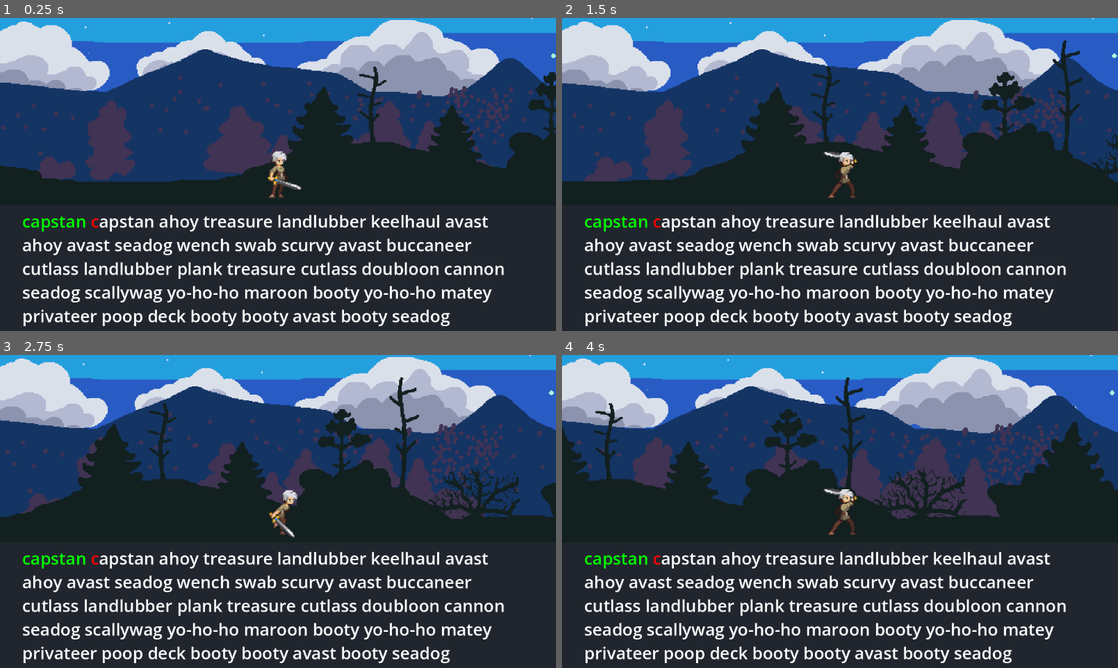
Above: before the commit, frames 1-4 (two rows, left to right).
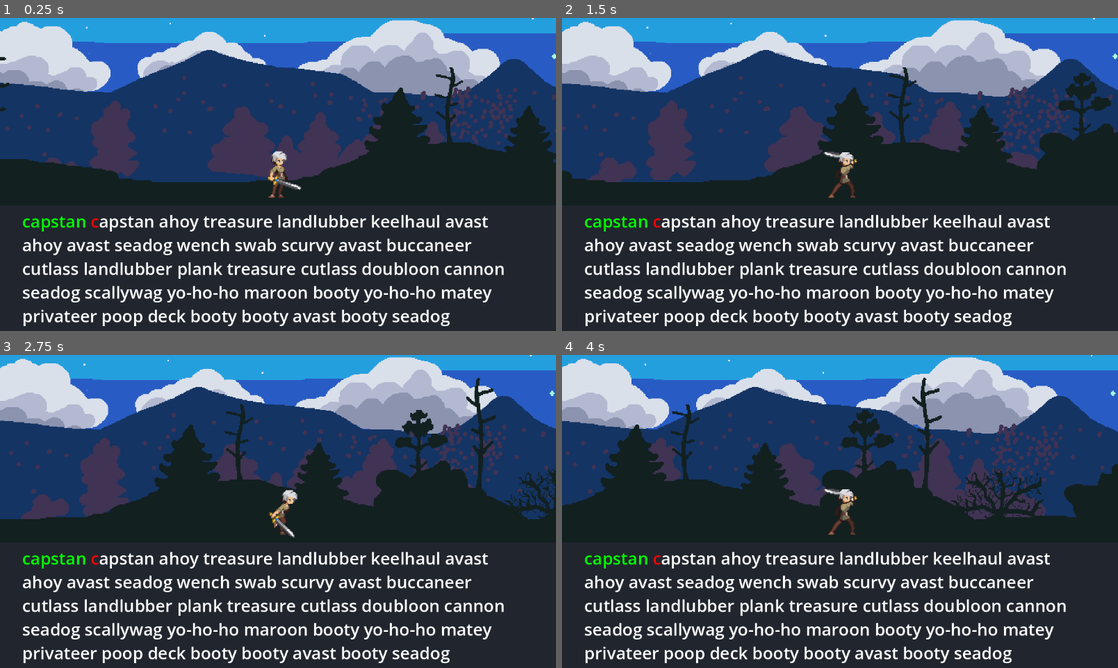
Above: after the commit, the same moments.

Repository: Rip50/RogueType
Game: Godot game, scene res://scenes/levels/level_night_forest.tscn
Two runs of this game, one before a commit and one after it. Both use one fixed random seed, a clock stepped at 60 frames per second and the inputs below.
Inputs:
- Up to frame 1 (0.25 s): no input
- Up to frame 2 (1.5 s): hold Right (move_right) 0.53-1.28 s; hold Space (attack) 0.53-1.28 s; tap Space (attack) at 1.35 s
- Up to frame 3 (2.75 s): tap Enter at 2 s; hold Right (move_right) from 2.03 s (still down); hold Space (attack) from 2.03 s (still down)
- Up to frame 4 (4 s): release Space (attack) at 2.78 s; tap Space (attack) at 2.85 s; release Right (move_right) at 3.53 s; hold Space (attack) from 3.53 s (still down)

The runs differ from the first frame. In frame 1, 10% of the frame differs, in the area x 0-100%, y 0-53%; in frame 2, 12%; in frame 3, 13%; in frame 4, 14%.

Commit message:
Finite State Machine for Enemy. melee_attack_zone encapsulated into it's own scene. moving_stats has been added
BUG: circular dependency on zombie scene members

Diff:
--- /dev/null
+++ b/scenes/enemies/enemy.gd
@@ -0,0 +1,4 @@
+class_name Enemy
+extends CharacterBody2D
+
+const SPEED = 300.0
--- a/scenes/enemies/zombie.gd
+++ b/scenes/enemies/zombie.gd
@@ -1,6 +1,10 @@
-extends CharacterBody2D
+class_name Zombie
+extends Enemy
 
+@onready var label: Label = $Label
 @onready var health_stats: HealthStats = $HealthStats
+@onready var moving_stats: MovingStats = $MovingStats
+
 var blood_drop_scene := preload("res://scenes/blood_drop.tscn")
 var zombie_explosion_scene := preload("res://scenes/enemies/zombie_explosion.tscn")
 
@@ -25,3 +29,7 @@
 
 func assign_to_parent(node: Node2D) -> void:
 	get_parent().add_child(node)
+
+
+func wander() -> void:
+	moving_stats.move()
--- a/scenes/enemies/zombie.tscn
+++ b/scenes/enemies/zombie.tscn
@@ -1,8 +1,12 @@
-[gd_scene load_steps=34 format=3 uid="uid://vu2yk3702nqa"]
+[gd_scene load_steps=38 format=3 uid="uid://vu2yk3702nqa"]
 
 [ext_resource type="Texture2D" uid="uid://o7cveg0tptjd" path="res://art/zombie-sheet.png" id="1_555a7"]
 [ext_resource type="Script" path="res://scenes/enemies/zombie.gd" id="1_n530s"]
 [ext_resource type="PackedScene" uid="uid://cf7ypvvicff7y" path="res://scenes/stats/health_stats.tscn" id="2_p08xo"]
+[ext_resource type="PackedScene" uid="uid://dssyd112yer2n" path="res://scenes/stats/moving_stats.tscn" id="3_8qp6p"]
+[ext_resource type="Script" path="res://scenes/states/enemy_wander_state.gd" id="4_3x1up"]
+[ext_resource type="PackedScene" uid="uid://10cog181cq5u" path="res://scenes/melee_attack_zone.tscn" id="5_tx2j2"]
+[ext_resource type="Script" path="res://scenes/state_machine.gd" id="5_yt1yb"]
 
 [sub_resource type="AtlasTexture" id="AtlasTexture_d4r1w"]
 atlas = ExtResource("1_555a7")
@@ -240,6 +244,10 @@
 script = ExtResource("1_n530s")
 
 [node name="HealthStats" parent="." instance=ExtResource("2_p08xo")]
+
+[node name="MovingStats" parent="." node_paths=PackedStringArray("character") instance=ExtResource("3_8qp6p")]
+character = NodePath("..")
+moving_direction = 0
 
 [node name="AnimatedSprite2D" type="AnimatedSprite2D" parent="."]
 position = Vector2(0, -8)
@@ -252,3 +260,28 @@
 
 [node name="CollisionShape2D" type="CollisionShape2D" parent="."]
 shape = SubResource("CapsuleShape2D_d50cn")
+
+[node name="Label" type="Label" parent="."]
+offset_left = -12.0
+offset_top = -79.0
+offset_right = 28.0
+offset_bottom = -56.0
+text = "Idle"
+
+[node name="MeleeAttackZone" parent="." instance=ExtResource("5_tx2j2")]
+visible = false
+position = Vector2(-39, 0)
+scale = Vector2(1, 2.24)
+
+[node name="Sight" type="RayCast2D" parent="."]
+target_position = Vector2(-40, 0)
+
+[node name="StateMachine" type="Node" parent="." node_paths=PackedStringArray("state")]
+script = ExtResource("5_yt1yb")
+state = NodePath("EnemyWanderState")
+
+[node name="EnemyWanderState" type="Node" parent="StateMachine" node_paths=PackedStringArray("actor", "vision_cast", "label")]
+script = ExtResource("4_3x1up")
+actor = NodePath("../..")
+vision_cast = NodePath("../../Sight")
+label = NodePath("../../Label")
--- a/scenes/enemy_generator.gd
+++ b/scenes/enemy_spawner.gd
@@ -1,3 +1,4 @@
+class_name EnemySpawner
 extends Node
 
 @export var player: Node2D
--- a/scenes/enemy_generator.tscn
+++ b/scenes/enemy_spawner.tscn
@@ -1,8 +1,8 @@
 [gd_scene load_steps=2 format=3 uid="uid://bqp820fkxpk4j"]
 
-[ext_resource type="Script" path="res://scenes/enemy_generator.gd" id="1_ta56h"]
+[ext_resource type="Script" path="res://scenes/enemy_spawner.gd" id="1_ta56h"]
 
-[node name="EnemyGenerator" type="Node"]
+[node name="EnemySpawner" type="Node"]
 script = ExtResource("1_ta56h")
 
 [node name="Timer" type="Timer" parent="."]
--- a/scenes/levels/level_night_forest.tscn
+++ b/scenes/levels/level_night_forest.tscn
@@ -5,18 +5,18 @@
 [ext_resource type="Texture2D" uid="uid://dtpetthfnm6ia" path="res://art/environment/sky_night.png" id="2_s387h"]
 [ext_resource type="Texture2D" uid="uid://dbvtixnfyjo5a" path="res://art/environment/horizon_mountains_night.png" id="3_m10qf"]
 [ext_resource type="Texture2D" uid="uid://6lb5d6qvciow" path="res://art/environment/background_forest_night.png" id="4_3n1dd"]
-[ext_resource type="PackedScene" uid="uid://bqp820fkxpk4j" path="res://scenes/enemy_generator.tscn" id="6_7sfao"]
+[ext_resource type="PackedScene" uid="uid://bqp820fkxpk4j" path="res://scenes/enemy_spawner.tscn" id="6_7sfao"]
 [ext_resource type="PackedScene" uid="uid://vu2yk3702nqa" path="res://scenes/enemies/zombie.tscn" id="6_8g5ty"]
 
 [sub_resource type="WorldBoundaryShape2D" id="WorldBoundaryShape2D_1xlme"]
-distance = -450.0
+distance = -31.0
 
 [node name="Level_NightForest" type="Node2D"]
 
 [node name="TypingInterface" parent="." instance=ExtResource("1_363sn")]
 
 [node name="Player" parent="." instance=ExtResource("2_g0ohw")]
-position = Vector2(159, 400)
+position = Vector2(0, -16)
 
 [node name="Camera2D" type="Camera2D" parent="Player"]
 
@@ -25,6 +25,7 @@
 [node name="ParallaxBackground" type="ParallaxBackground" parent="Environment"]
 
 [node name="Sky" type="ParallaxLayer" parent="Environment/ParallaxBackground"]
+position = Vector2(0, -416)
 motion_scale = Vector2(0.01, 1)
 motion_mirroring = Vector2(3481.6, 0)
 
@@ -34,6 +35,7 @@
 texture = ExtResource("2_s387h")
 
 [node name="Horizon" type="ParallaxLayer" parent="Environment/ParallaxBackground"]
+position = Vector2(0, -416)
 motion_scale = Vector2(0.05, 1)
 motion_mirroring = Vector2(3481.6, 0)
 
@@ -43,6 +45,7 @@
 texture = ExtResource("3_m10qf")
 
 [node name="Background" type="ParallaxLayer" parent="Environment/ParallaxBackground"]
+position = Vector2(0, -416)
 motion_mirroring = Vector2(3481.6, 0)
 
 [node name="BackgroundForestNight" type="Sprite2D" parent="Environment/ParallaxBackground/Background"]
@@ -57,7 +60,7 @@
 one_way_collision = true
 one_way_collision_margin = 2.0
 
-[node name="EnemyGenerator" parent="." node_paths=PackedStringArray("player", "ground") instance=ExtResource("6_7sfao")]
+[node name="EnemySpawner" parent="." node_paths=PackedStringArray("player", "ground") instance=ExtResource("6_7sfao")]
 player = NodePath("../Player")
 enemies = Array[PackedScene]([ExtResource("6_8g5ty")])
 ground = NodePath("../Environment/Ground")
--- a/scenes/melee_attack_zone.gd
+++ b/scenes/melee_attack_zone.gd
@@ -1,6 +1,12 @@
+class_name MeleeAtackZone
 extends Area2D
 
+@export var size: int = 32
+
+@onready var collision_shape_2d: CollisionShape2D = $CollisionShape2D
+
 func _ready() -> void:
+	collision_shape_2d.shape.size.x = size
 	body_entered.connect(_on_body_entered)
 
 
--- /dev/null
+++ b/scenes/melee_attack_zone.tscn
@@ -0,0 +1,14 @@
+[gd_scene load_steps=3 format=3 uid="uid://10cog181cq5u"]
+
+[ext_resource type="Script" path="res://scenes/melee_attack_zone.gd" id="1_f8j2j"]
+
+[sub_resource type="RectangleShape2D" id="RectangleShape2D_eu5j5"]
+size = Vector2(31, 38)
+
+[node name="MeleeAttackZone" type="Area2D"]
+collision_layer = 0
+collision_mask = 12
+script = ExtResource("1_f8j2j")
+
+[node name="CollisionShape2D" type="CollisionShape2D" parent="."]
+shape = SubResource("RectangleShape2D_eu5j5")
--- a/scenes/player.tscn
+++ b/scenes/player.tscn
@@ -1,10 +1,10 @@
-[gd_scene load_steps=29 format=3 uid="uid://ct4np4nltn4rp"]
+[gd_scene load_steps=28 format=3 uid="uid://ct4np4nltn4rp"]
 
 [ext_resource type="Script" path="res://scenes/player.gd" id="1_ngdcq"]
 [ext_resource type="Texture2D" uid="uid://cb8rbuihiuco6" path="res://art/Legacy-Fantasy/Character/Idle/Idle-Sheet.png" id="2_c78ph"]
 [ext_resource type="Texture2D" uid="uid://0f4ckddvmngd" path="res://art/Legacy-Fantasy/Character/Attack-01/Attack-01-Sheet.png" id="3_12307"]
 [ext_resource type="Texture2D" uid="uid://b5njtoqq7nv6h" path="res://art/Legacy-Fantasy/Character/Run/Run-Sheet.png" id="3_e2k0y"]
-[ext_resource type="Script" path="res://scenes/melee_attack_zone.gd" id="5_3mf0c"]
+[ext_resource type="PackedScene" uid="uid://10cog181cq5u" path="res://scenes/melee_attack_zone.tscn" id="5_lxc2d"]
 
 [sub_resource type="AtlasTexture" id="AtlasTexture_jhy6l"]
 atlas = ExtResource("2_c78ph")
@@ -172,9 +172,6 @@
 [sub_resource type="CapsuleShape2D" id="CapsuleShape2D_yemya"]
 height = 48.0
 
-[sub_resource type="RectangleShape2D" id="RectangleShape2D_eu5j5"]
-size = Vector2(31, 38)
-
 [node name="Player" type="CharacterBody2D"]
 scale = Vector2(2, 2)
 collision_layer = 2
@@ -189,14 +186,8 @@
 [node name="CollisionShape2D" type="CollisionShape2D" parent="."]
 shape = SubResource("CapsuleShape2D_yemya")
 
-[node name="MeleeAttackZone" type="Area2D" parent="."]
-collision_layer = 0
-collision_mask = 12
-script = ExtResource("5_3mf0c")
-
-[node name="CollisionShape2D" type="CollisionShape2D" parent="MeleeAttackZone"]
-position = Vector2(27, 2)
-shape = SubResource("RectangleShape2D_eu5j5")
+[node name="MeleeAttackZone" parent="." instance=ExtResource("5_lxc2d")]
+position = Vector2(26.5, 0)
 
 [node name="AttackTimer" type="Timer" parent="."]
 wait_time = 0.8
--- /dev/null
+++ b/scenes/state.gd
@@ -0,0 +1,10 @@
+extends Node
+class_name State
+
+
+func enter_state() -> void:
+	pass
+
+
+func exit_state() -> void:
+	pass
--- /dev/null
+++ b/scenes/state.tscn
@@ -0,0 +1,6 @@
+[gd_scene load_steps=2 format=3 uid="uid://c1logjfs8k51u"]
+
+[ext_resource type="Script" path="res://scenes/state.gd" id="1_coho3"]
+
+[node name="State" type="Node"]
+script = ExtResource("1_coho3")
--- /dev/null
+++ b/scenes/state_machine.gd
@@ -0,0 +1,15 @@
+class_name StateMachine
+extends Node
+
+@export var state: State
+
+func _ready() -> void:
+	change_state(state)
+
+
+func change_state(new_state: State) -> void:
+	pass
+	if state is State:
+		state.exit_state()
+	state = new_state
+	state.enter_state()
--- /dev/null
+++ b/scenes/state_machine.tscn
@@ -0,0 +1,6 @@
+[gd_scene load_steps=2 format=3 uid="uid://da036i54wtclg"]
+
+[ext_resource type="Script" path="res://scenes/state_machine.gd" id="1_lh4t3"]
+
+[node name="StateMachine" type="Node"]
+script = ExtResource("1_lh4t3")
--- /dev/null
+++ b/scenes/states/enemy_wander_state.gd
@@ -0,0 +1,26 @@
+class_name EnemyWanderState
+extends State
+
+@export var actor: Enemy
+@export var animator: AnimatedSprite2D = null
+@export var vision_cast: RayCast2D
+@export var label: Label
+
+signal saw_player
+
+func _ready() -> void:
+	set_physics_process(false)
+
+func enter_state() -> void:
+	set_physics_process(true)
+	label.text = "Wander"
+	actor.wander()
+
+
+func exit_state() -> void:
+	set_physics_process(false)
+
+
+func  _physics_process(delta: float) -> void:
+	# TODO: Update animator
+	actor.move_and_slide()
--- a/scenes/stats/health_stats.gd
+++ b/scenes/stats/health_stats.gd
@@ -1,6 +1,5 @@
+class_name HealthStats
 extends Node
-
-class_name HealthStats
 
 var max_health: int
 var current_health: int
--- /dev/null
+++ b/scenes/stats/moving_stats.gd
@@ -0,0 +1,15 @@
+class_name MovingStats
+extends Node
+
+@export var character: CharacterBody2D
+@export var max_speed: float = 200
+@export var moving_direction := SIDE_RIGHT
+
+func move() -> void:
+	if moving_direction == SIDE_LEFT:
+		character.velocity = Vector2.LEFT * max_speed
+	else:
+		character.velocity = Vector2.RIGHT * max_speed
+
+func stop() -> void:
+	character.velocity = Vector2.ZERO
--- /dev/null
+++ b/scenes/stats/moving_stats.tscn
@@ -0,0 +1,6 @@
+[gd_scene load_steps=2 format=3 uid="uid://dssyd112yer2n"]
+
+[ext_resource type="Script" path="res://scenes/stats/moving_stats.gd" id="1_10i33"]
+
+[node name="MovingStats" type="Node"]
+script = ExtResource("1_10i33")
